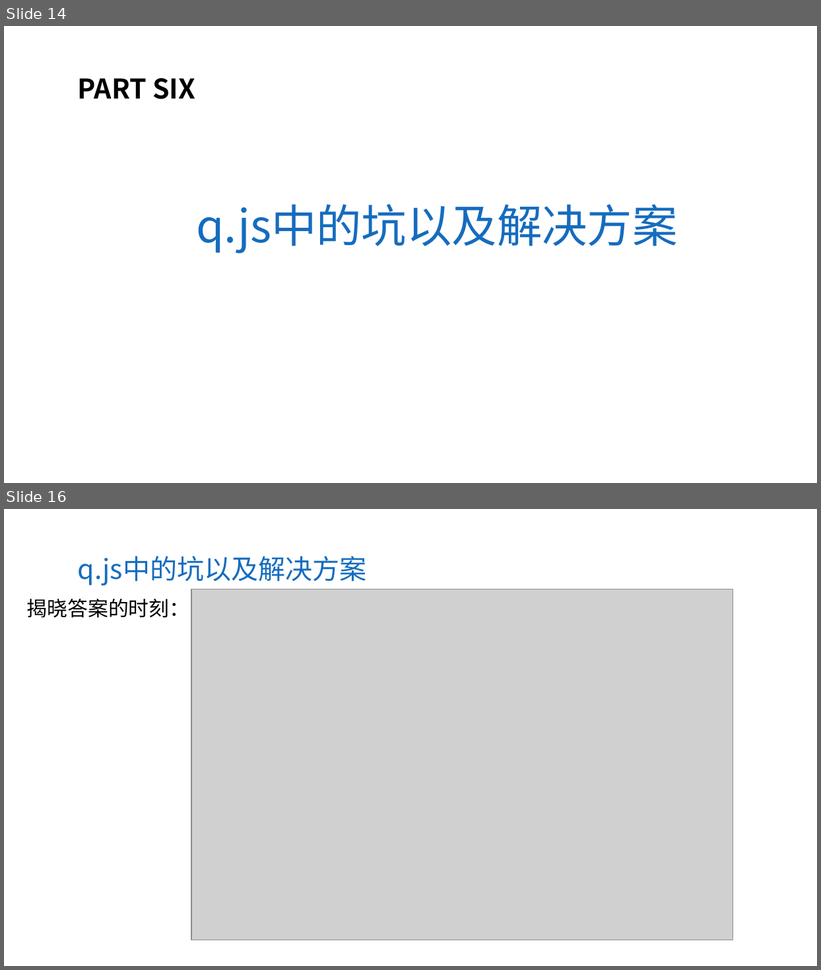
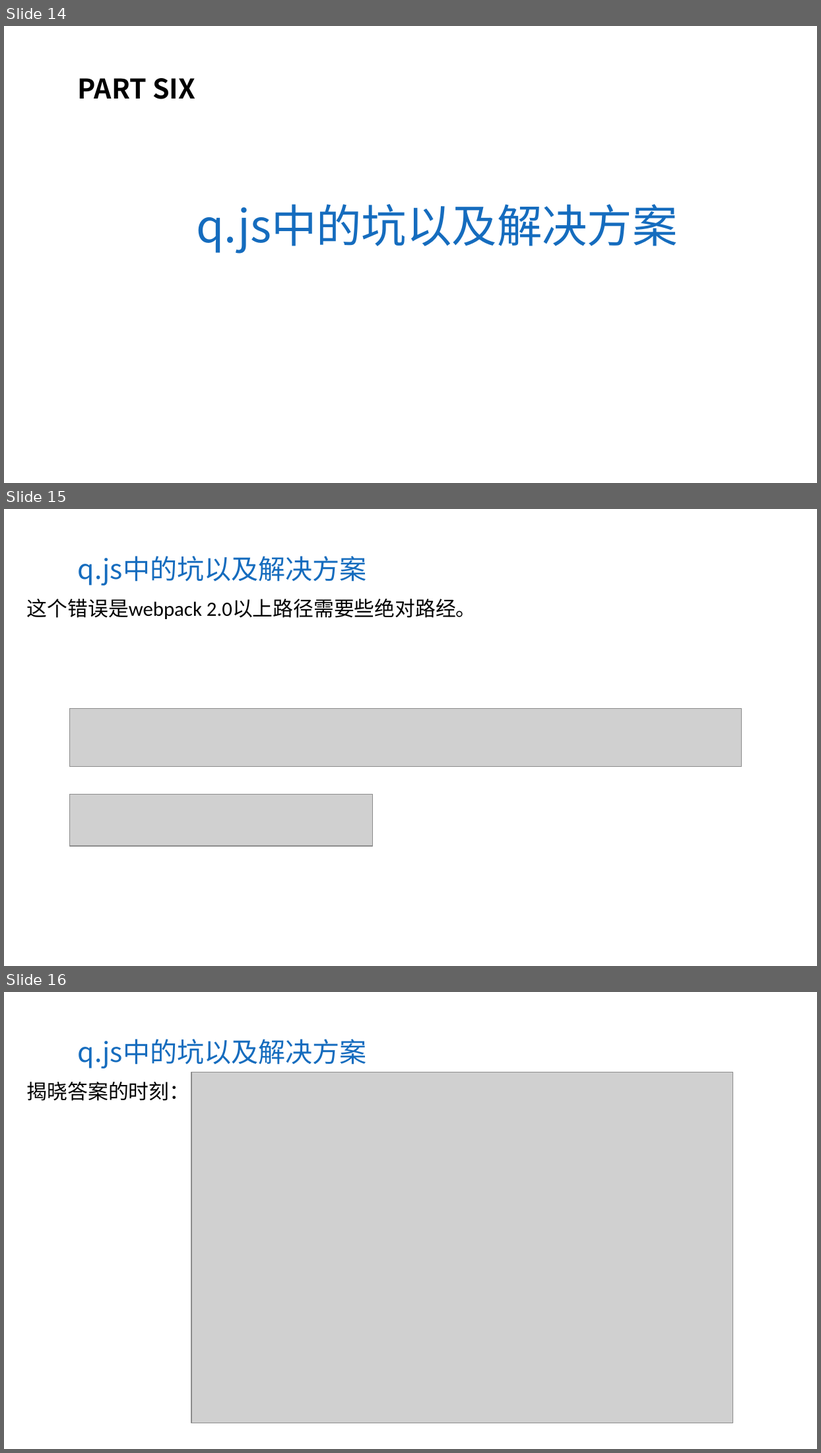
Before and after one commit to aYangLi/webpack-share, a slide deck: 20170609-李晨阳-前端路由机制的实现.pptx. Shown one above the other, each under a label of ours: slides 14 and 16 before the commit, slides 14, 15 and 16 after it; the slides between them are not shown. The pictures are 821x970 and 821x1453 pixels, drawn with LibreOffice and Linux fonts; fonts in the diff are those of the drawing; grey boxes stand for pictures; background and template pictures are left out. Boxes give left, top, right and bottom in pixels: in the first picture for what was removed or moved away, otherwise in the second. Text is boxed around its words. In the diff, an @@ line names an element or a change of style, - is before the commit and + after.

```diff
--- a/20170609-李晨阳-前端路由机制的实现.pptx
+++ b/20170609-李晨阳-前端路由机制的实现.pptx
@@ slide 15 added at bbox=[4, 509, 817, 966], background picture (left out) @@
@@ text added at bbox=[78, 556, 367, 586], 24 pt, text #156CBE @@
+q.js中的坑以及解决方案
@@ text added at bbox=[27, 599, 477, 619], 18 pt, text #000000 @@
+这个错误是webpack 2.0以上路径需要些绝对路经。
@@ picture added at bbox=[70, 708, 741, 767] @@
@@ picture added at bbox=[70, 794, 373, 846] @@
```
Also in this commit, not shown: 2 slides changed, 1 slide removed, 24 other files.
